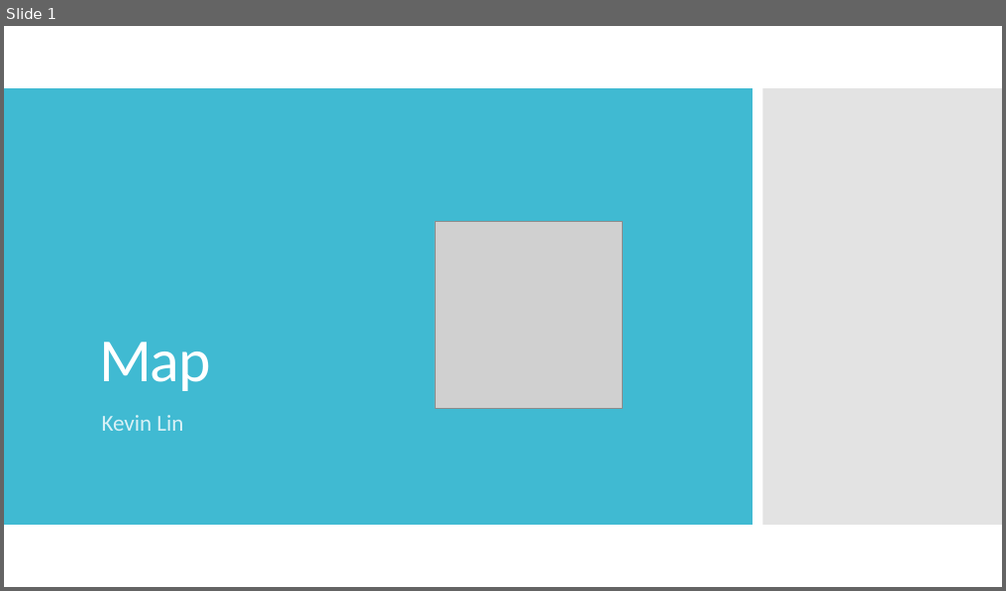
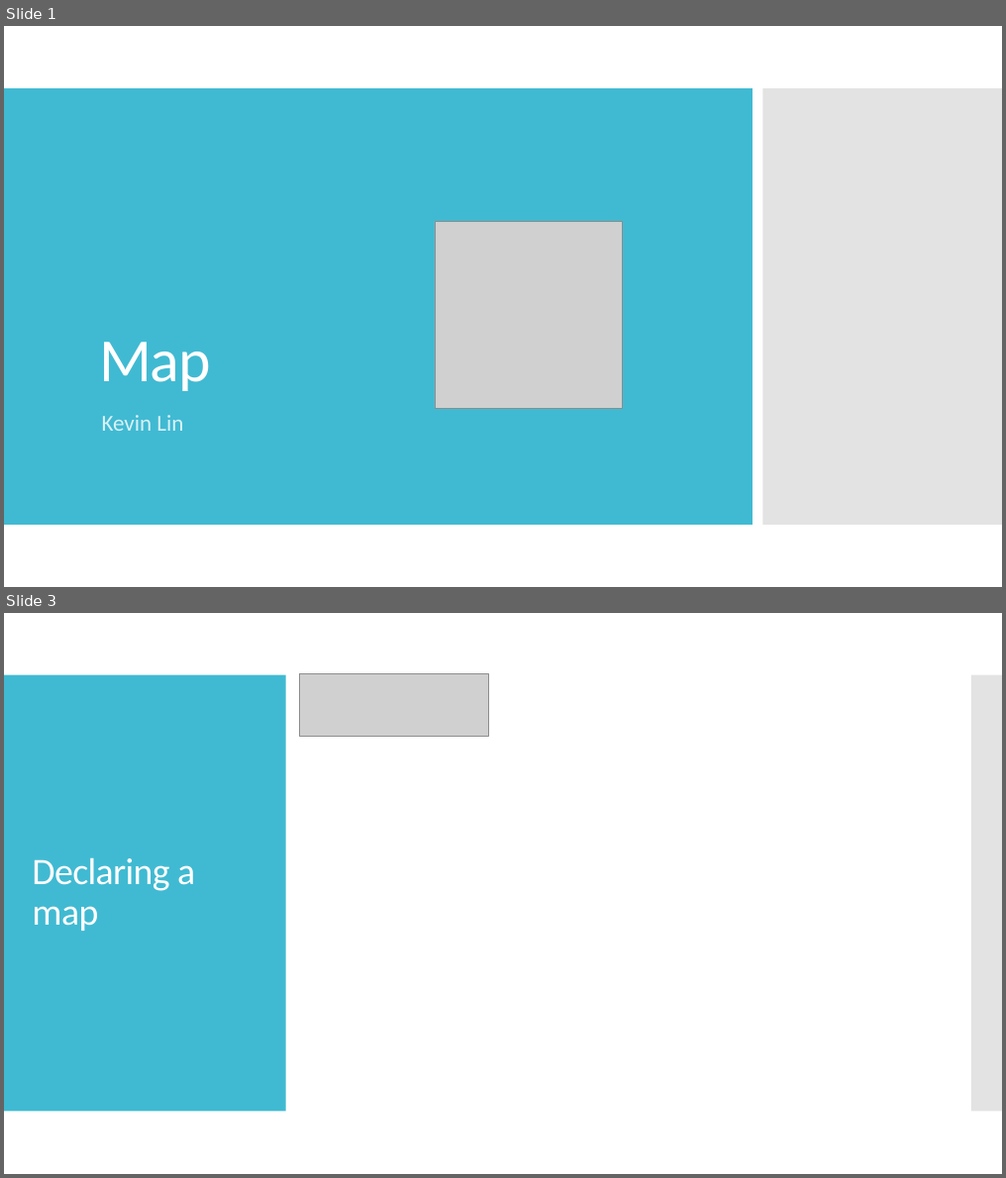
Before and after one commit to kevinlin47/Learn_Go, a slide deck: maps/Map.pptx. Shown one above the other, each under a label of ours: slide 1 before the commit, slides 1 and 3 after it; the slides between them are not shown. The pictures are 1006x591 and 1006x1178 pixels, drawn with LibreOffice and Linux fonts; fonts in the diff are those of the drawing; grey boxes stand for pictures. Boxes give left, top, right and bottom in pixels: in the first picture for what was removed or moved away, otherwise in the second. Text is boxed around its words. In the diff, an @@ line names an element or a change of style, - is before the commit and + after.

Commit message:
Complete declaring map slide and create adding to a map slide

```diff
--- a/maps/Map.pptx
+++ b/maps/Map.pptx
@@ slide 3 added at (x1=4, y1=613, x2=1002, y2=1174), background #FFFFFF @@
@@ rectangle added at (x1=4, y1=675, x2=286, y2=1112), fill #40BAD2 @@
@@ picture added at (x1=300, y1=674, x2=488, y2=736) @@
@@ rectangle added at (x1=971, y1=675, x2=1002, y2=1112), fill #C8C8C8 at 50% opacity @@
@@ title added at (x1=32, y1=858, x2=195, y2=931), 36 pt, text #FFFFFF @@
+Declaring a map
```
Also in this commit, not shown: 1 slide changed, 1 other file.
